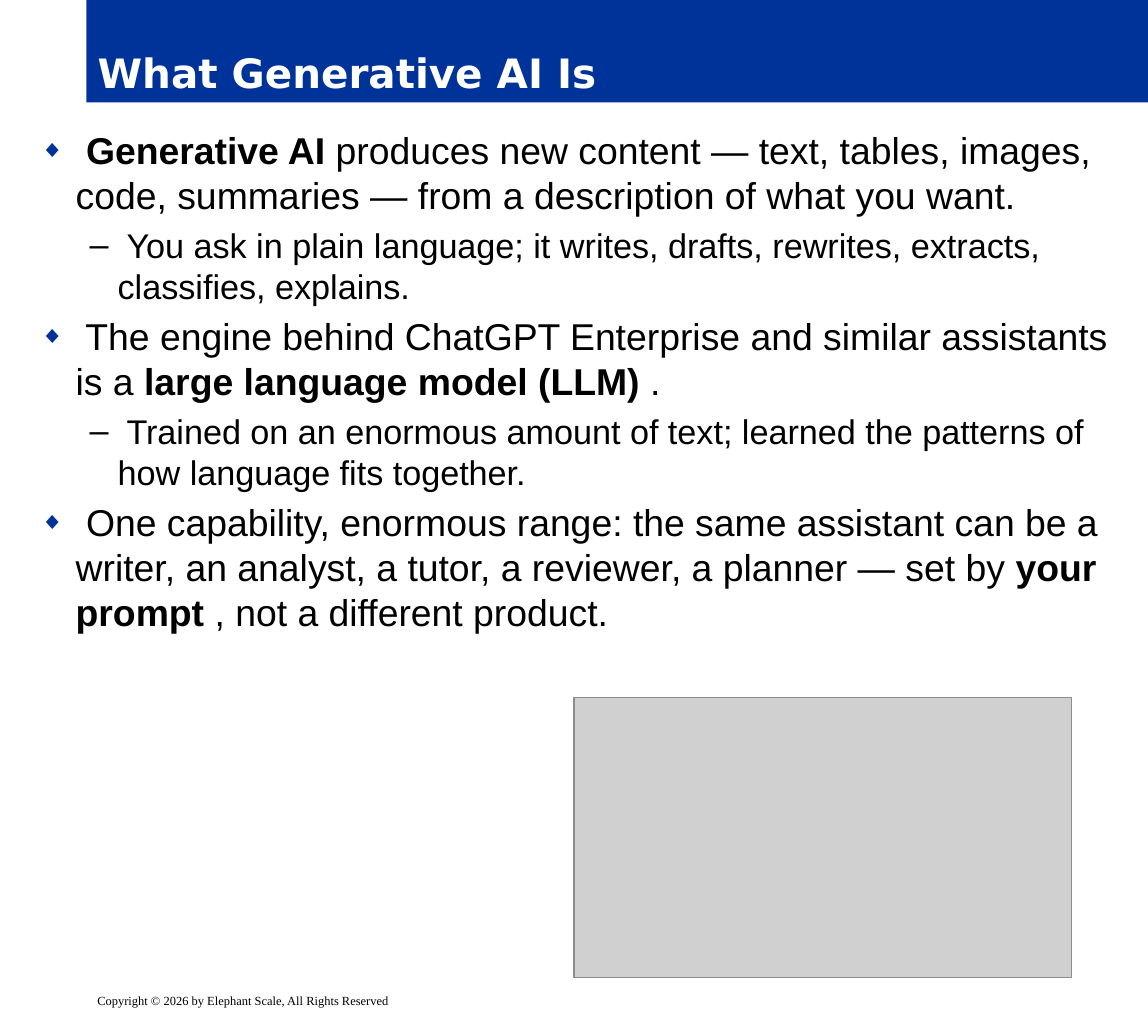
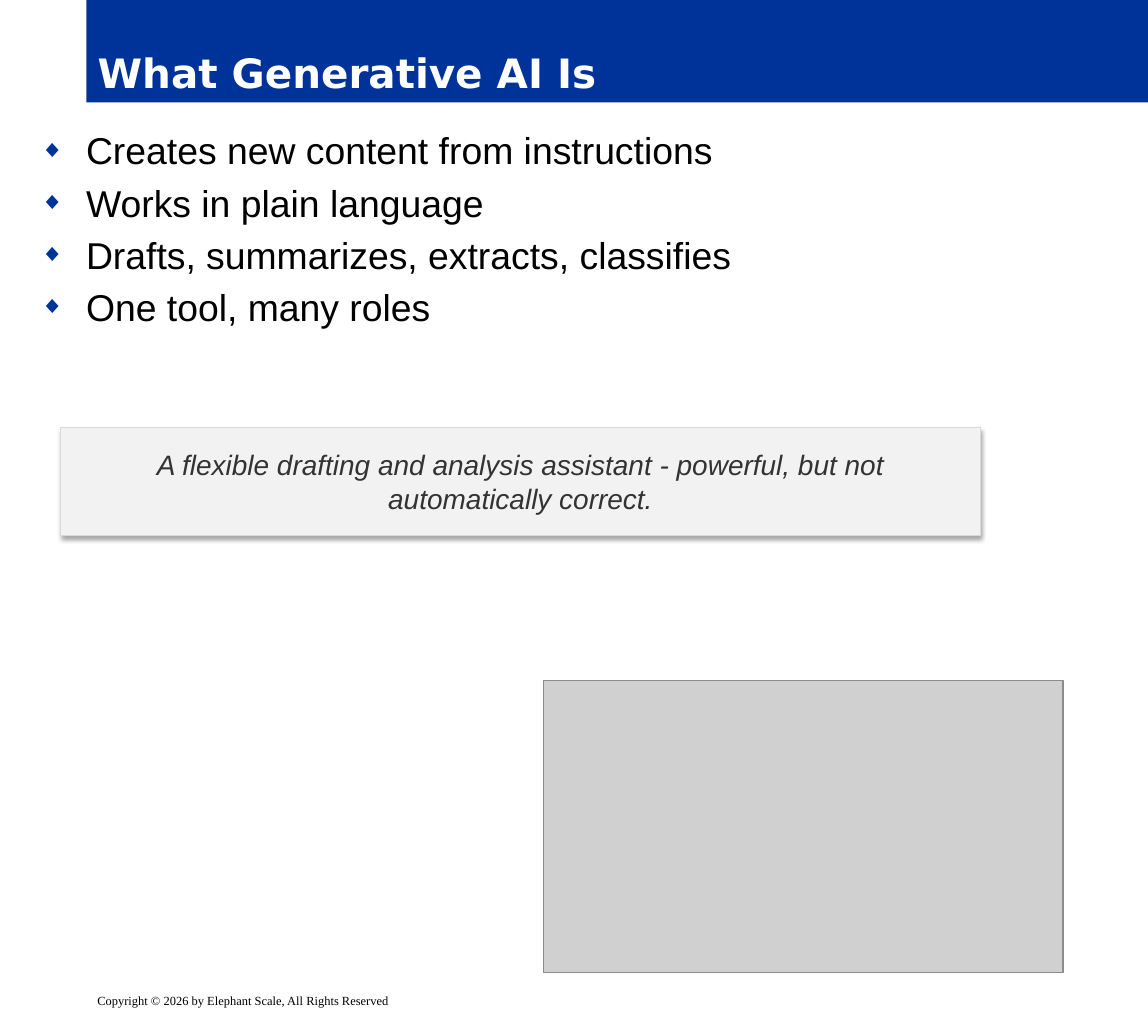
Before and after one commit to elephantscale/ai-automation-essentials, a slide deck: slide 3 of slides/release/01-foundations.pptx. Drawn at 1148x1016 pixels with LibreOffice and Linux fonts; fonts in the diff are those of the drawing; grey boxes stand for pictures; background and template pictures are left out. Boxes give left, top, right and bottom in pixels: in the first picture for what was removed or moved away, otherwise in the second. Text is boxed around its words. In the diff, an @@ line names an element or a change of style, - is before the commit and + after.

```diff
--- a/slides/release/01-foundations.pptx
+++ b/slides/release/01-foundations.pptx
@@ text at box(86, 137, 731, 329): text changed @@
-◆ Generative AI produces new content — text, tables, images, code, summaries — from a description of what you want.
-  – You ask in plain language; it writes, drafts, rewrites, extracts, classifies, explains.
-◆ The engine behind ChatGPT Enterprise and similar assistants is a large language model (LLM) .
-  – Trained on an enormous amount of text; learned the patterns of how language fits together.
-◆ One capability, enormous range: the same assistant can be a writer, an analyst, a tutor, a reviewer, a planner — set by your prompt , not a different product.
+◆ Creates new content from instructions
+◆ Works in plain language
+◆ Drafts, summarizes, extracts, classifies
+◆ One tool, many roles
@@ rectangle added at box(60, 428, 980, 535), fill #F2F2F2, outline #D9D9D9 0.75 pt, 18 pt, text #333333, italic @@
+A flexible drafting and analysis assistant - powerful, but not automatically correct.
@@ picture: place and size @@
-picture at box(573, 698, 1071, 978)
+picture at box(543, 681, 1063, 973)
```
Also in this commit, not shown: 21 other slides changed.
